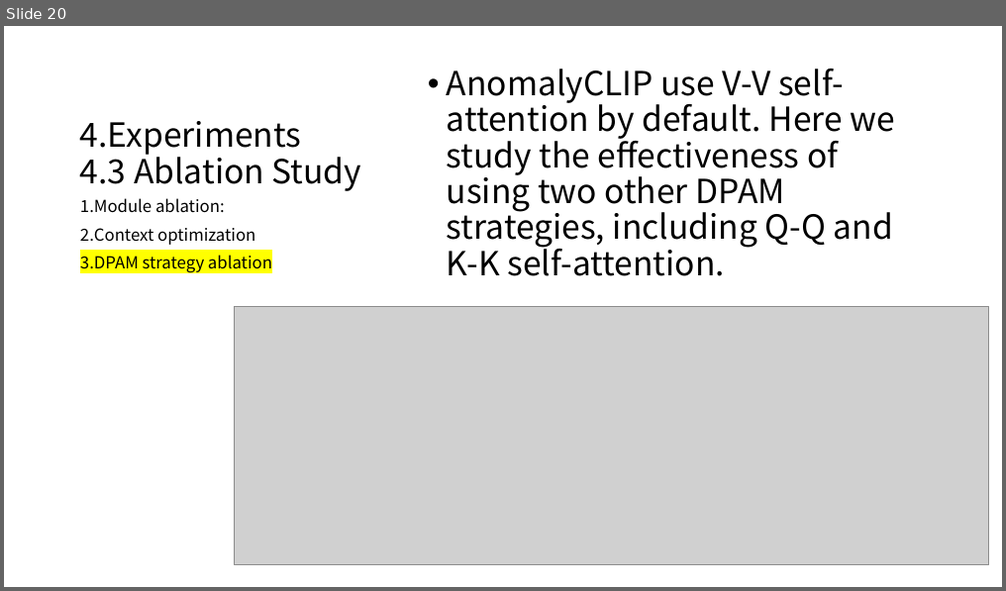
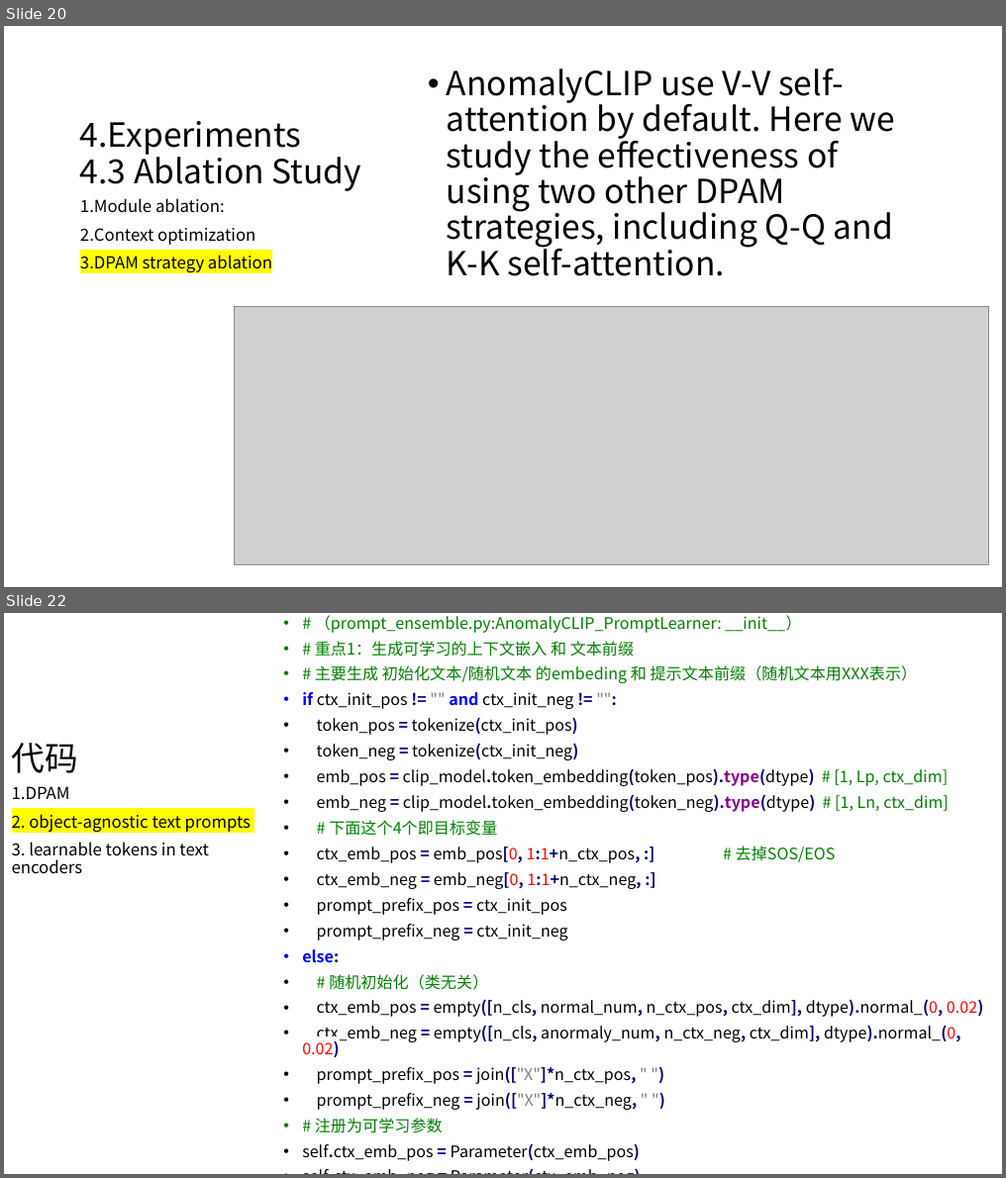
Before and after one commit to wushengxin2012/fileRepository, a slide deck: 2310.18961v10-AnomlyClip.pptx. Shown one above the other, each under a label of ours: slide 20 before the commit, slides 20 and 22 after it; the slides between them are not shown. The pictures are 1006x591 and 1006x1178 pixels, drawn with LibreOffice and Linux fonts; fonts in the diff are those of the drawing; grey boxes stand for pictures. Boxes give left, top, right and bottom in pixels: in the first picture for what was removed or moved away, otherwise in the second. Text is boxed around its words. In the diff, an @@ line names an element or a change of style, - is before the commit and + after.

Commit message:
dell update AnomalyCLIP ppt

```diff
--- a/2310.18961v10-AnomlyClip.pptx
+++ b/2310.18961v10-AnomlyClip.pptx
@@ slide 22 added at [4, 613, 1002, 1174], background #FFFFFF @@
@@ text added at [302, 615, 983, 1161], 15.3 pt, text #000000 @@
+• # （prompt_ensemble.py:AnomalyCLIP_PromptLearner: __init__）
+• # 重点1：生成可学习的上下文嵌入 和 文本前缀
+• # 主要生成 初始化文本/随机文本 的embeding 和 提示文本前缀（随机文本用XXX表示）
+• if ctx_init_pos != "" and ctx_init_neg != "":
+• token_pos = tokenize(ctx_init_pos)
+• token_neg = tokenize(ctx_init_neg)
+• emb_pos = clip_model.token_embedding(token_pos).type(dtype) # [1, Lp, ctx_dim]
+• emb_neg = clip_model.token_embedding(token_neg).type(dtype) # [1, Ln, ctx_dim]
+• # 下面这个4个即目标变量
+• ctx_emb_pos = emb_pos[0, 1:1+n_ctx_pos, :] # 去掉SOS/EOS
+• ctx_emb_neg = emb_neg[0, 1:1+n_ctx_neg, :]
+• prompt_prefix_pos = ctx_init_pos
+• prompt_prefix_neg = ctx_init_neg
+• else:
+• # 随机初始化（类无关）
+• ctx_emb_pos = empty([n_cls, normal_num, n_ctx_pos, ctx_dim], dtype).normal_(0, 0.02)
+• ctx_emb_neg = empty([n_cls, anormaly_num, n_ctx_neg, ctx_dim], dtype).normal_(0, 0.02)
+• prompt_prefix_pos = join(["X"]*n_ctx_pos, " ")
+• prompt_prefix_neg = join(["X"]*n_ctx_neg, " ")
+• # 注册为可学习参数
+• self.ctx_emb_pos = Parameter(ctx_emb_pos)
+• self.ctx_emb_neg = Parameter(ctx_emb_neg)
@@ title added at [12, 743, 78, 773], 32 pt, text #000000 @@
+代码
@@ text added at [12, 786, 251, 874], 16 pt, text #000000 @@
+1.DPAM
+2. object-agnostic text prompts
+3. learnable tokens in text encoders
```
Also in this commit, not shown: 2 slides changed, 3 other slides added.
